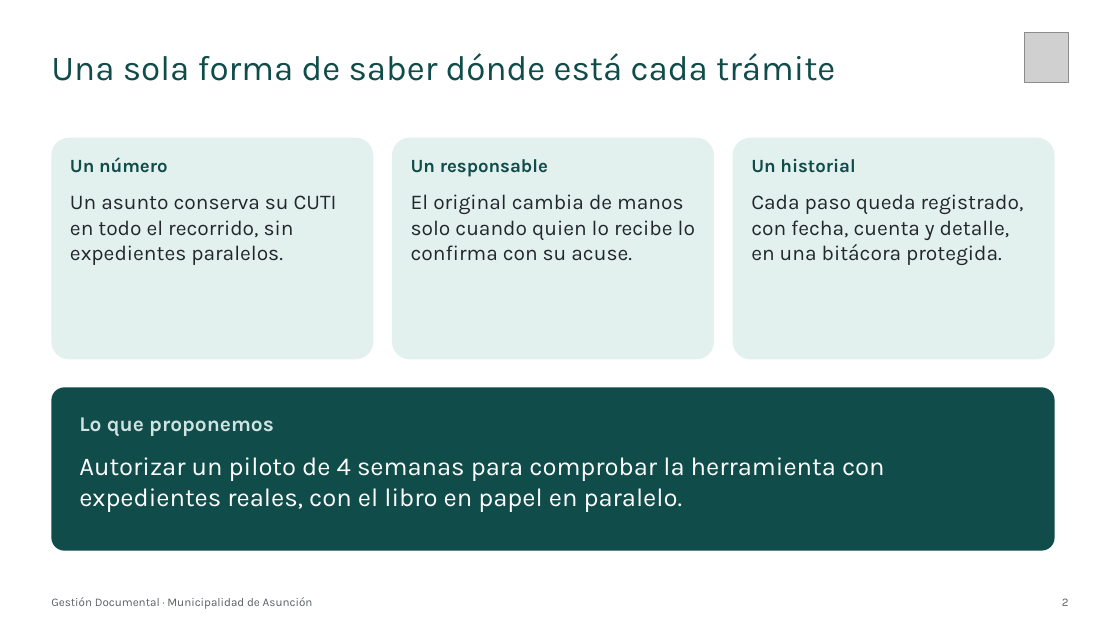
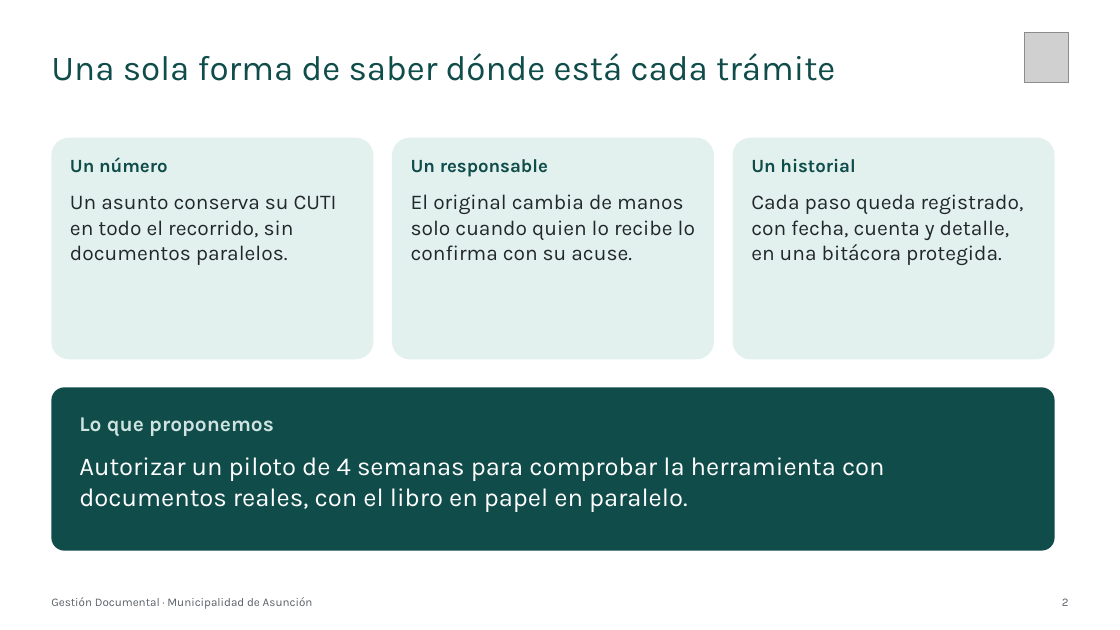
Before and after one commit to YumitoAcosta7/gestion-documental, a slide deck: slide 2 of docs/material/Presentacion-Gestion-Documental.pptx. Drawn at 1120x630 pixels with LibreOffice and Linux fonts; fonts in the diff are those of the drawing; grey boxes stand for pictures. Boxes give left, top, right and bottom in pixels: in the first picture for what was removed or moved away, otherwise in the second. Text is boxed around its words. In the diff, an @@ line names an element or a change of style, - is before the commit and + after.

```diff
--- a/docs/material/Presentacion-Gestion-Documental.pptx
+++ b/docs/material/Presentacion-Gestion-Documental.pptx
@@ text at box(70, 195, 337, 265): text changed @@
-Un asunto conserva su CUTI en todo el recorrido, sin expedientes paralelos.
+Un asunto conserva su CUTI en todo el recorrido, sin documentos paralelos.
@@ text at box(79, 457, 885, 512): text changed @@
-Autorizar un piloto de 4 semanas para comprobar la herramienta con expedientes reales, con el libro en papel en paralelo.
+Autorizar un piloto de 4 semanas para comprobar la herramienta con documentos reales, con el libro en papel en paralelo.
```
Also in this commit, not shown: 11 other slides changed, 3 slides added, 27 other files.
